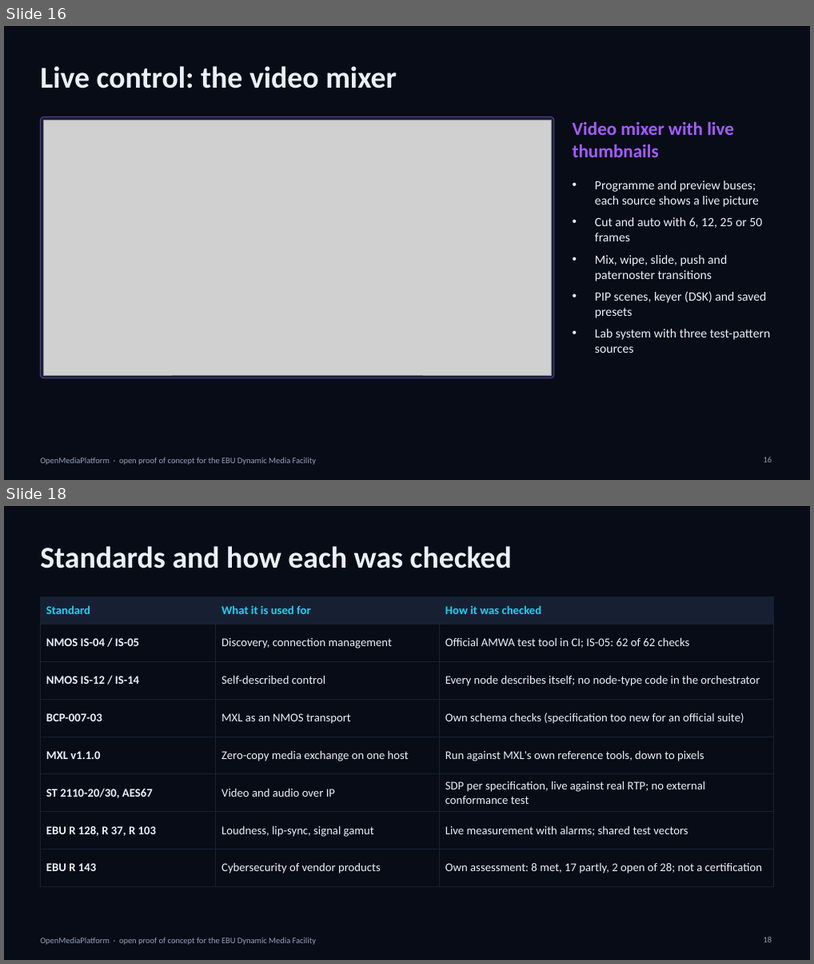
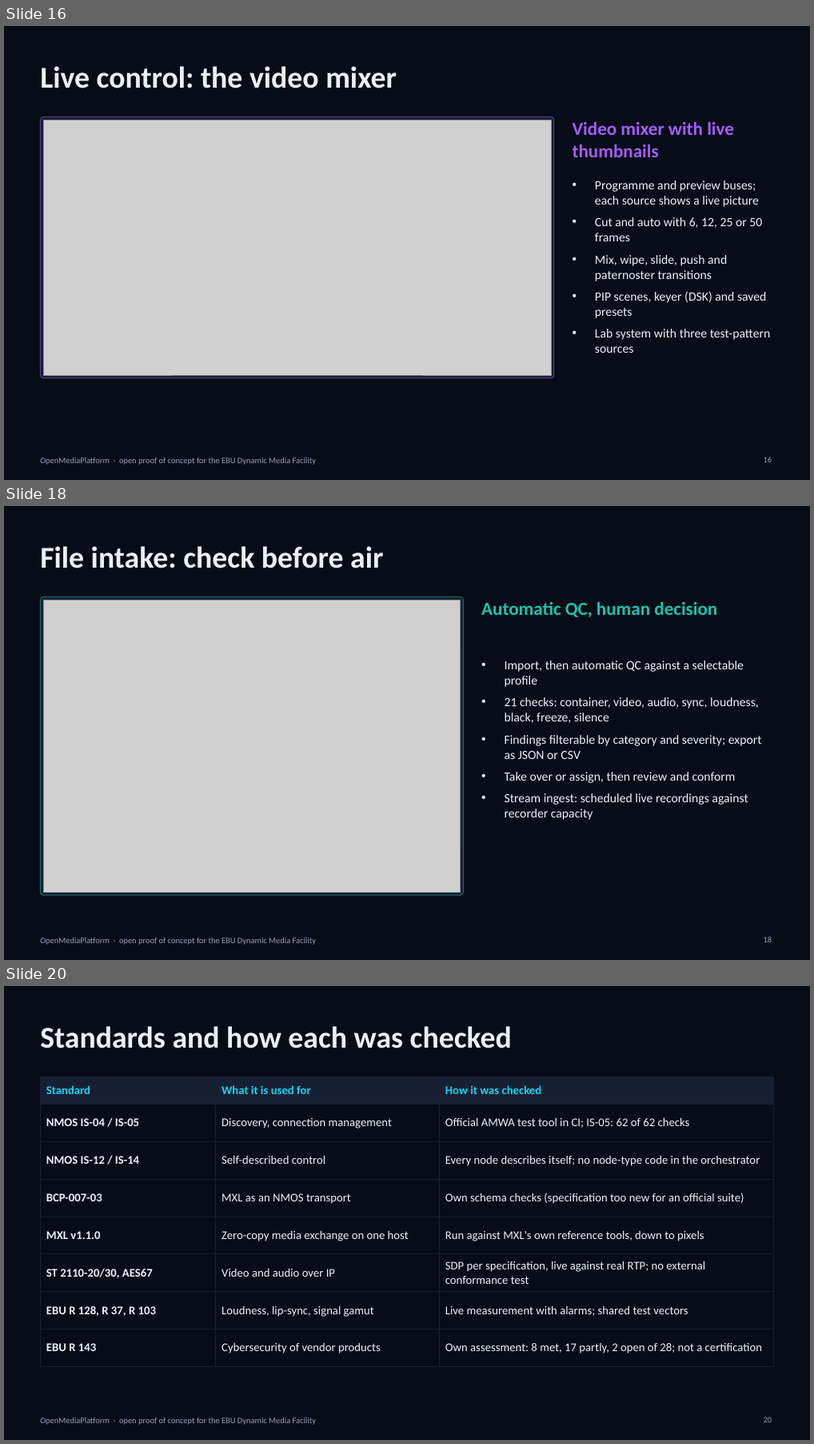
Before and after one commit to infantilo/open-media-platform, a slide deck: docs/ebu-diagrams/OMP-EBU-Presentation.pptx. Shown one above the other, each under a label of ours: slides 16 and 18 before the commit, slides 16, 18 and 20 after it; the slides between them are not shown. The pictures are 814x964 and 814x1444 pixels, drawn with LibreOffice and Linux fonts; fonts in the diff are those of the drawing; grey boxes stand for pictures. Boxes give left, top, right and bottom in pixels: in the first picture for what was removed or moved away, otherwise in the second. Text is boxed around its words. In the diff, an @@ line names an element or a change of style, - is before the commit and + after.

```diff
--- a/docs/ebu-diagrams/OMP-EBU-Presentation.pptx
+++ b/docs/ebu-diagrams/OMP-EBU-Presentation.pptx
@@ slide 18 added at box(4, 506, 810, 960), background #080C16; not listed: 1 template element that a slide beside it also shows @@
@@ title added at box(40, 546, 383, 568), 36 pt, text #EAF0FA, bold @@
+File intake: check before air
@@ rounded rectangle added at box(40, 596, 464, 895), fill #172033, outline #19C3B0 1 pt @@
@@ picture added at box(43, 600, 461, 892) @@
@@ text added at box(482, 602, 718, 617), 22 pt, text #19C3B0, bold @@
+Automatic QC, human decision
@@ text added at box(505, 660, 762, 820), 15 pt, text #EAF0FA @@
+• Import, then automatic QC against a selectable profile
+• 21 checks: container, video, audio, sync, loudness, black, freeze, silence
+• Findings filterable by category and severity; export as JSON or CSV
+• Take over or assign, then review and conform
+• Stream ingest: scheduled live recordings against recorder capacity
@@ page number added at box(764, 936, 773, 942), 10 pt, text #93A1BA @@
+18
@@ what was slide 18 is now slide 20 @@
```
Also in this commit, not shown: 3 other slides added, 1 slide removed, 1 other file.
